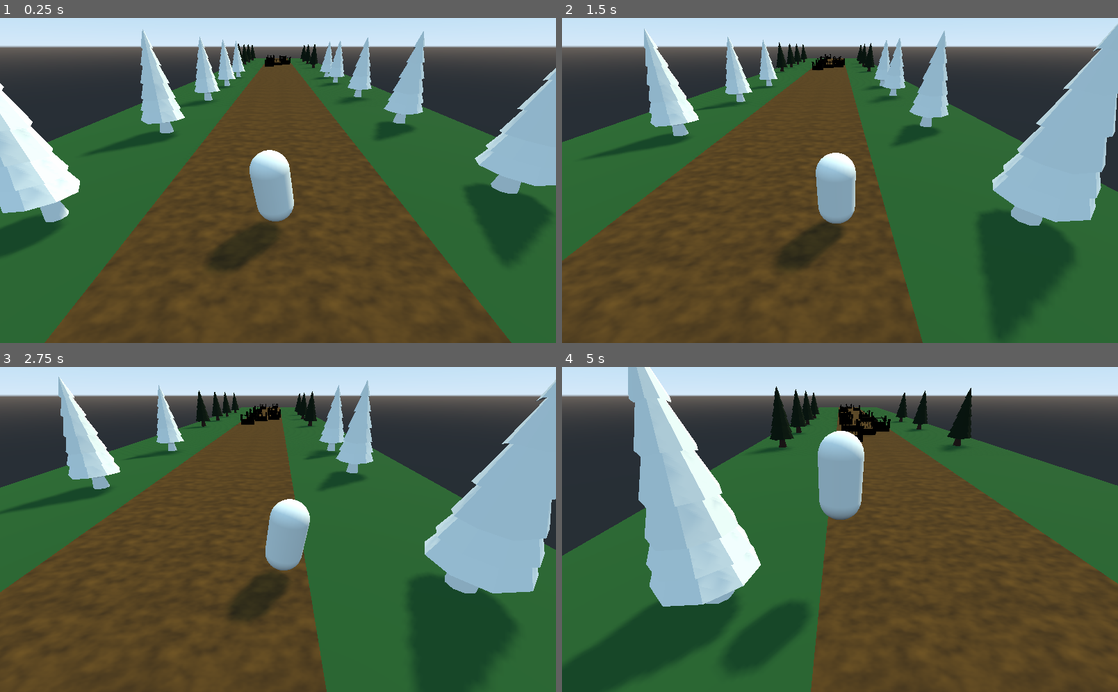
Above: before the commit, frames 1-4 (two rows, left to right).
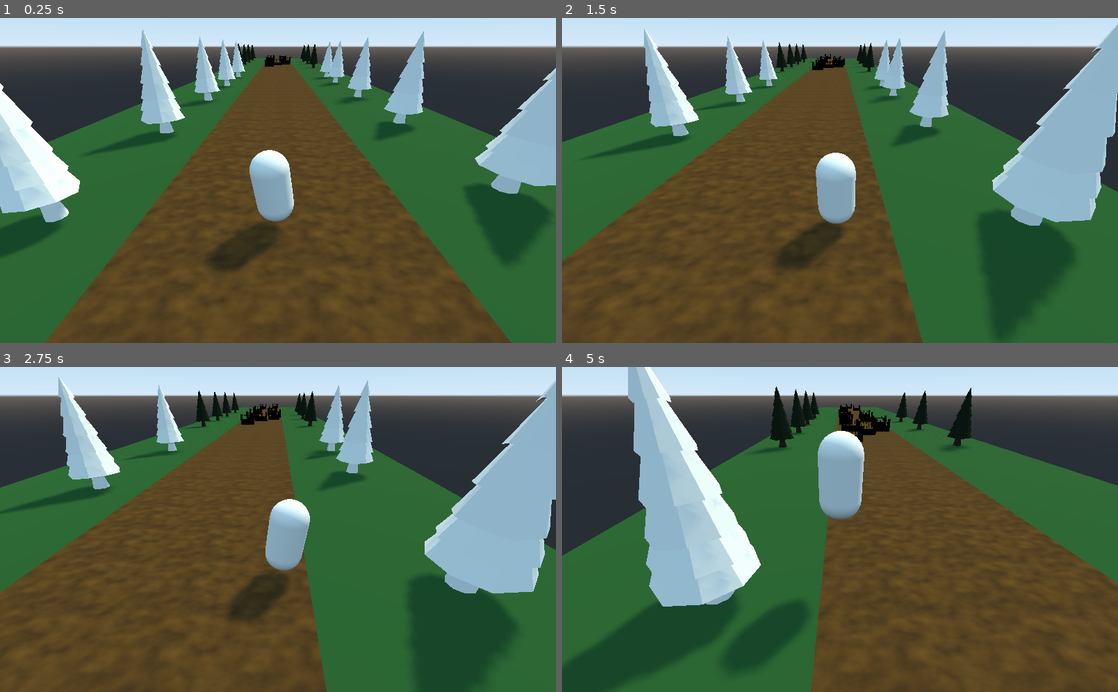
Above: after the commit, the same moments.

Repository: TaaviKodari/2022SyksyPe1715_Godot_Infinite_Runner
Game: Godot game, scene res://Main.tscn
Same seed, same stepped clock (60 frames per second), same inputs: the game is played once before the commit and once after it.
Inputs:
- Up to frame 1 (0.25 s): no input
- Up to frame 2 (1.5 s): hold D (move_right) 0.53-1.28 s; tap Space (jump) at 0.77 s; hold A (move_left) from 1.28 s (still down)
- Up to frame 3 (2.75 s): tap Space (jump) at 1.52 s; release A (move_left) at 2.03 s; hold D (move_right) from 2.03 s (still down)
- Up to frame 4 (5 s): tap Space (jump) at 3.02, 3.77, 4.52 s; release D (move_right) at 3.53 s; hold A (move_left) from 3.53 s (still down)

The runs differ from the first frame. In frame 1, less than 0.1% of the frame differs, in the area x 0-100%, y 4-88%; in frame 2, less than 0.1%; in frame 3, less than 0.1%, in the area x 10-100%, y 2-70%; in frame 4, less than 0.1%.

Commit message:
infinite road tehty

Diff:
--- a/Main.gd
+++ b/Main.gd
@@ -21,16 +21,28 @@
 
 	for i in range(initial_road_count):
 		var road = make_random_road()
-		road.translation.z = -(i+1) * 50
+		road.translation.z = -(i+1) * RoadBase.LENGTH
 		add_child(road)
 
 
 func _physics_process(delta):
+	if player.translation.z < -RoadBase.LENGTH:
+		player.translation.z += RoadBase.LENGTH
+
+		for child in get_children():
+			var road = child as RoadBase
+			if road:
+				road.translation.z += RoadBase.LENGTH
+				if road.translation.z > RoadBase.LENGTH:
+					road.queue_free()
+
+		var new_road := make_random_road()
+		new_road.translation.z = - initial_road_count * RoadBase.LENGTH
+		add_child(new_road)
 	camera_pivot.translation = player.translation
 	camera_pivot.translation.y = 0
 
-
-func make_random_road():
+func make_random_road() -> RoadBase:
 	var road_scene = road_scenes[randi() % road_scenes.size()]
 	var road = road_scene.instance()
 	return road
--- a/Main.tscn
+++ b/Main.tscn
@@ -13,6 +13,7 @@
 transform = Transform( 1, 0, 0, 0, 1, 0, 0, 0, 1, 0, 0, 50 )
 
 [node name="Player" parent="." instance=ExtResource( 2 )]
+transform = Transform( 1, 0, 0, 0, 1, 0, 0, 0, 1, 0, 0.548224, 0 )
 
 [node name="DirectionalLight" type="DirectionalLight" parent="."]
 transform = Transform( 0.766045, 0.492404, 0.413176, -5.61943e-08, -0.642788, 0.766044, 0.642787, -0.586824, -0.492404, -4.92625, 1.73395, 0 )
--- /dev/null
+++ b/RoadBase.gd
@@ -0,0 +1,3 @@
+class_name RoadBase
+extends Spatial
+const LENGTH: float = 50.0
--- a/RoadBase.tscn
+++ b/RoadBase.tscn
@@ -1,4 +1,6 @@
-[gd_scene load_steps=9 format=2]
+[gd_scene load_steps=10 format=2]
+
+[ext_resource path="res://RoadBase.gd" type="Script" id=1]
 
 [sub_resource type="SpatialMaterial" id=1]
 albedo_color = Color( 0.12549, 0.333333, 0.141176, 1 )
@@ -29,6 +31,7 @@
 data = PoolVector3Array( -4, 0.6, 25, 4, 0.6, 25, -4, -0.6, 25, 4, 0.6, 25, 4, -0.6, 25, -4, -0.6, 25, 4, 0.6, -25, -4, …(392 unchanged characters)…
 
 [node name="RoadBase" type="Spatial"]
+script = ExtResource( 1 )
 
 [node name="Grass" type="MeshInstance" parent="."]
 transform = Transform( 1, 0, 0, 0, 1, 0, 0, 0, 1, 0, 0, -25 )
--- a/project.godot
+++ b/project.godot
@@ -7,6 +7,16 @@
 ;   param=value ; assign values to parameters
 
 config_version=4
+
+_global_script_classes=[ {
+"base": "Spatial",
+"class": "RoadBase",
+"language": "GDScript",
+"path": "res://RoadBase.gd"
+} ]
+_global_script_class_icons={
+"RoadBase": ""
+}
 
 [application]
 
